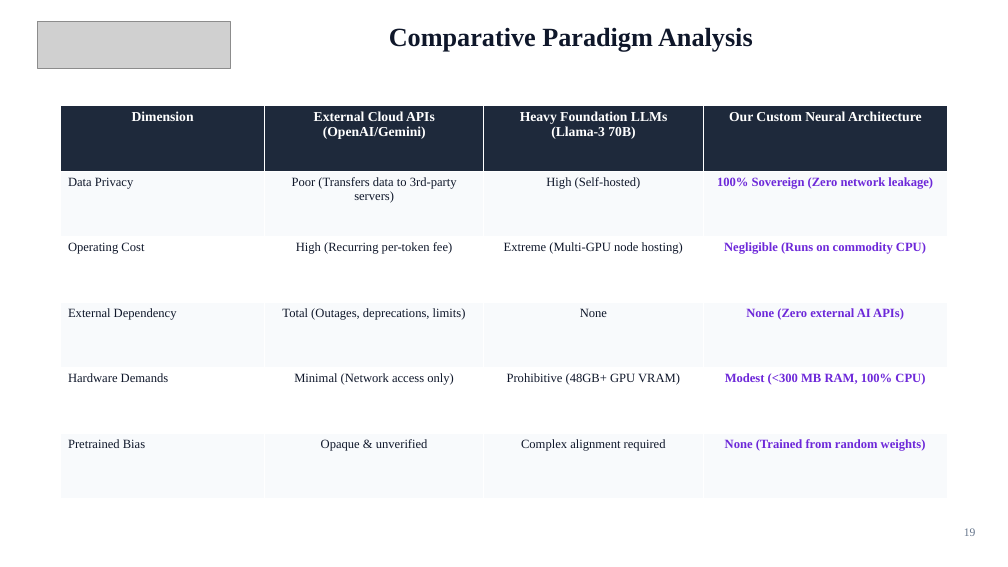
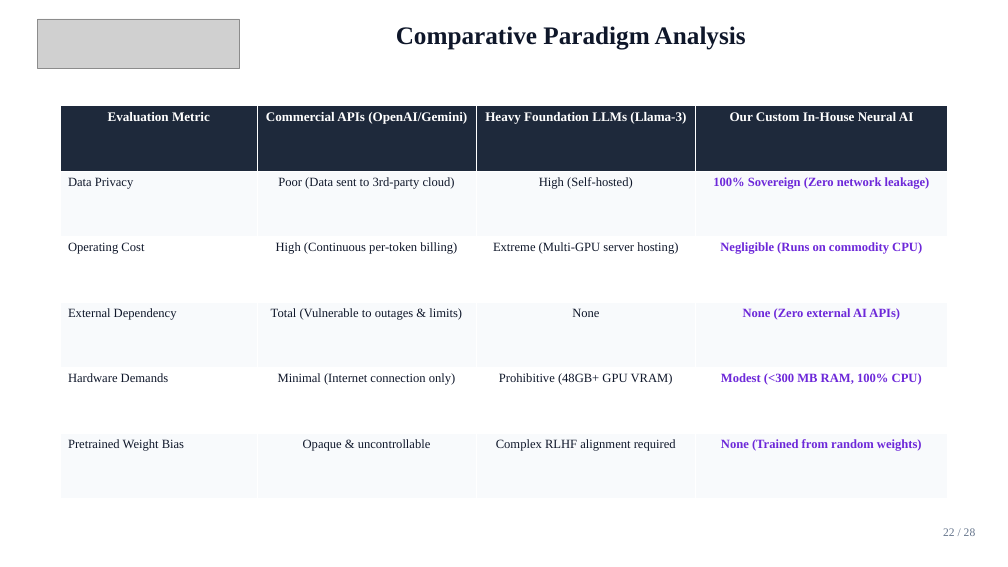
Before and after one commit to Kunwar9415/ai-powered-saas-platform, a slide deck: slide 22 of AI_POWERED_SAAS_PLATFORM_PRESENTATION.pptx (slide 19 before the commit). Drawn at 1008x567 pixels with LibreOffice and Linux fonts; fonts in the diff are those of the drawing; grey boxes stand for pictures. Boxes give left, top, right and bottom in pixels: in the first picture for what was removed or moved away, otherwise in the second. Text is boxed around its words. In the diff, an @@ line names an element or a change of style, - is before the commit and + after.

```diff
--- a/AI_POWERED_SAAS_PLATFORM_PRESENTATION.pptx
+++ b/AI_POWERED_SAAS_PLATFORM_PRESENTATION.pptx
@@ picture: place and size @@
-picture at <box>38,21,230,68</box>
+picture at <box>38,19,239,68</box>
@@ text "Comparative Paradigm Analysis" at <box>396,26,746,50</box>: size 25 to 24 pt @@
@@ table at <box>60,106,948,499</box> @@
-row 1: Dimension | External Cloud APIs (OpenAI/Gemini) | Heavy Foundation LLMs (Llama-3 70B) | Our Custom Neural Architecture
+row 1: Evaluation Metric | Commercial APIs (OpenAI/Gemini) | Heavy Foundation LLMs (Llama-3) | Our Custom In-House Neural AI
-row 2, column 2: Poor (Transfers data to 3rd-party servers)
+row 2, column 2: Poor (Data sent to 3rd-party cloud)
-row 3, column 2: High (Recurring per-token fee)
+row 3, column 2: High (Continuous per-token billing)
-row 3, column 3: Extreme (Multi-GPU node hosting)
+row 3, column 3: Extreme (Multi-GPU server hosting)
-row 4, column 2: Total (Outages, deprecations, limits)
+row 4, column 2: Total (Vulnerable to outages & limits)
-row 5, column 2: Minimal (Network access only)
+row 5, column 2: Minimal (Internet connection only)
-row 6: Pretrained Bias | Opaque & unverified | Complex alignment required | None (Trained from random weights)
+row 6: Pretrained Weight Bias | Opaque & uncontrollable | Complex RLHF alignment required | None (Trained from random weights)
@@ text added at <box>943,528,976,536</box>, 11 pt, text #64748B @@
+22 / 28
@@ text removed at <box>964,528,976,536</box> @@
-19
```
Also in this commit, not shown: 8 other slides changed, 19 slides added, 16 slides removed, 1 other file.
